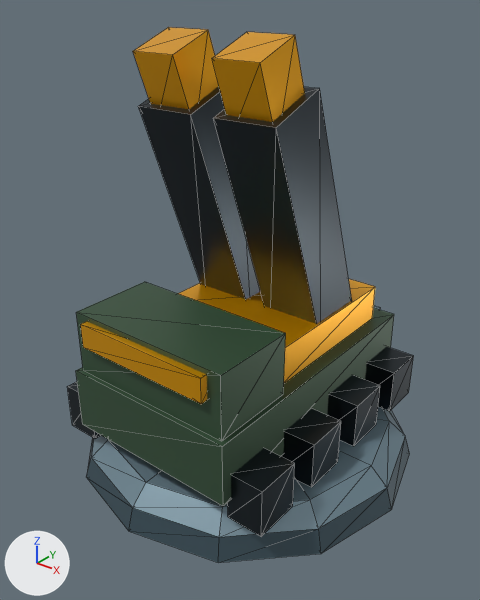
The glTF model assets/models/pieces/china_missile_lod0.glb, before and after one commit.
Camera for both pictures: a 50 mm camera at (0.771, -0.989, 0.963) aimed at (0.008, -0.036, 0.373). The lights are fixed; the arrows at lower left show +X, +Y and +Z. The picture after the commit comes second. Mesh edges are drawn as thin lines. Where no turn or scale is listed for an object, it has been applied to the vertices. Vertices at exactly the same position are counted once.

In view in the first picture: 'barrel', 'base_pedestal', 'body_hull', 'turret'.
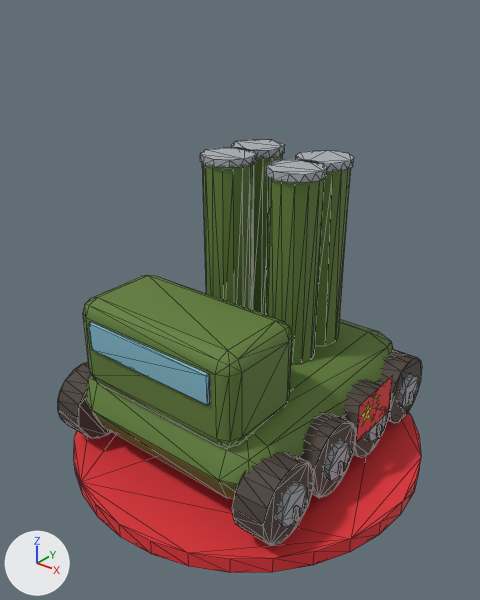
What differs and where, as boxes (x1, y1, x2, y2) in the pictures (480 x 600 px):
'body_hull', recoloured, surface changed, reshaped (59% taller)
    before: (67, 282, 414, 537)
    after: (58, 139, 422, 546)
'barrel', deleted
    before: (133, 27, 352, 324)
    faces in mat_mat_neutral_metal (greyish blue #313a40): (138, 86, 352, 324)
    faces in mat_mat_faction_accent (yellow #ffb300): (133, 27, 305, 122)
'base_pedestal', recoloured, surface changed, reshaped (7% wider)
    before: (87, 407, 410, 563)
    after: (74, 412, 421, 573)
'turret', deleted
    before: (178, 279, 375, 383)
part 2 of me_body_hull_mesh, rebuilt (9% shorter)
    before: (76, 308, 394, 506)
    after: (86, 319, 394, 499)
part 3 of me_body_hull_mesh, rebuilt (9% taller)
    before: (76, 282, 286, 441)
    after: (83, 275, 292, 448)
part 4 of me_body_hull_mesh, rebuilt
    before: (81, 321, 207, 404)
    after: (89, 322, 210, 405)
part 5 of me_body_hull_mesh, deleted
    before: (67, 306, 414, 537)
part 6 of me_body_hull_mesh, added
    after: (58, 139, 422, 546)

Patch to the scene script:
```diff
--- a/assets/models/pieces/china_missile_lod0.glb.py
+++ b/assets/models/pieces/china_missile_lod0.glb.py
@@ mat_mat_team_ring @@
 mat_mat_team_ring = principled_material('mat_team_ring')
-mat_mat_team_ring.base_color = (0.188, 0.279, 0.332)  # greyish blue #78909c
-mat_mat_team_ring.metallic = 0.35
-mat_mat_team_ring.roughness = 0.4
+mat_mat_team_ring.base_color = (0.784, 0.0319, 0.0409)  # red #e53239
+mat_mat_team_ring.roughness = 0.72
@@ me_base_pedestal_mesh @@
-me_base_pedestal_mesh.from_pydata(...)  # 39 vertices, 84 faces; spans x -0.37..0.37, y -0.37..0.37, z 0.0..0.084
-me_base_pedestal_mesh.materials.append(mat_mat_base_pedestal)  # dark blue #455a64
+me_base_pedestal_mesh.from_pydata(...)  # 64 vertices, 124 faces; spans x -0.39..0.39, y -0.39..0.39, z 0.0..0.033
+# me_base_pedestal_mesh part 1: the whole mesh is rebuilt
 me_base_pedestal_mesh.materials.append(mat_mat_team_ring)
@@ me_body_hull_mesh @@
-me_body_hull_mesh.from_pydata(...)  # 96 vertices, 144 faces; spans x -0.258..0.258, y -0.315..0.34, z 0.084..0.39
-me_body_hull_mesh.materials.append(mat_mat_faction_primary)  # dark green #3d5941
-me_body_hull_mesh.materials.append(mat_mat_faction_accent)  # yellow #ffb300
-me_body_hull_mesh.materials.append(mat_mat_neutral_metal)  # greyish blue #313a40
-me_body_hull_mesh.materials.append(mat_mat_team_ring)  # greyish blue #78909c
+me_body_hull_mesh.from_pydata(...)  # 991 vertices, 1776 faces; spans x -0.294..0.294, y -0.307..0.307, z 0.049..0.644
+# me_body_hull_mesh part 2: the loose piece of 8 vertices spanning x -0.19..0.19, y -0.31..0.31, z 0.13..0.26 is rebuilt with 44 vertices and now spans x -0.243..0.243, y -0.297..0.297, z 0.091..0.244, in mat_china___pla_green_001 (green #607e38)
+# me_body_hull_mesh part 3: the loose piece of 8 vertices spanning x -0.18..0.18, y -0.3..-0.12, z 0.26..0.39 is rebuilt with 56 vertices and now spans x -0.193..0.193, y -0.291..-0.094, z 0.219..0.412, in mat_china___pla_green_001 (green #607e38)
+# me_body_hull_mesh part 4: the loose piece of 8 vertices spanning x -0.15..0.15, y -0.315..-0.265, z 0.33..0.38 is rebuilt with 20 vertices and now spans x -0.15..0.15, y -0.298..-0.29, z 0.316..0.378, in mat_canopy_001 (cyan #7fb7c9)
+# me_body_hull_mesh part 5: 9 loose pieces with 72 vertices, spanning x -0.258..0.258, y -0.288..0.34, z 0.084..0.25, are deleted
+# me_body_hull_mesh part 6: 871 vertices added at x -0.294..0.294, y -0.307..0.307, z 0.049..0.644
+me_body_hull_mesh.materials.append(mat_china___pla_green_001)  # green #607e38
+me_body_hull_mesh.materials.append(mat_dark_parts_001)  # brown #4a3f38
+me_body_hull_mesh.materials.append(mat_metal_001)  # grey #a9b0b5
+me_body_hull_mesh.materials.append(mat_canopy_001)  # cyan #7fb7c9
+me_body_hull_mesh.materials.append(mat_red_001)  # red #e53239
+me_body_hull_mesh.materials.append(mat_yellow_001)  # yellow #ffda30
@@ ob_turret @@
-ob_turret = bpy.data.objects.new('turret', me_turret_mesh)
@@ ob_barrel @@
-ob_barrel = bpy.data.objects.new('barrel', me_barrel_mesh)
```
